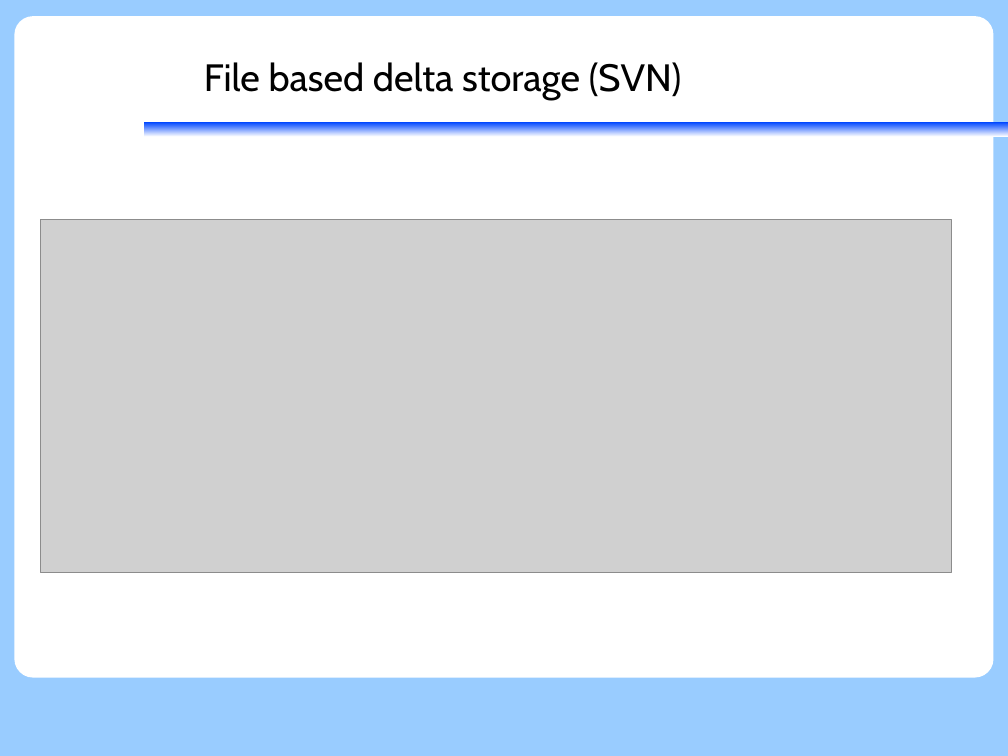
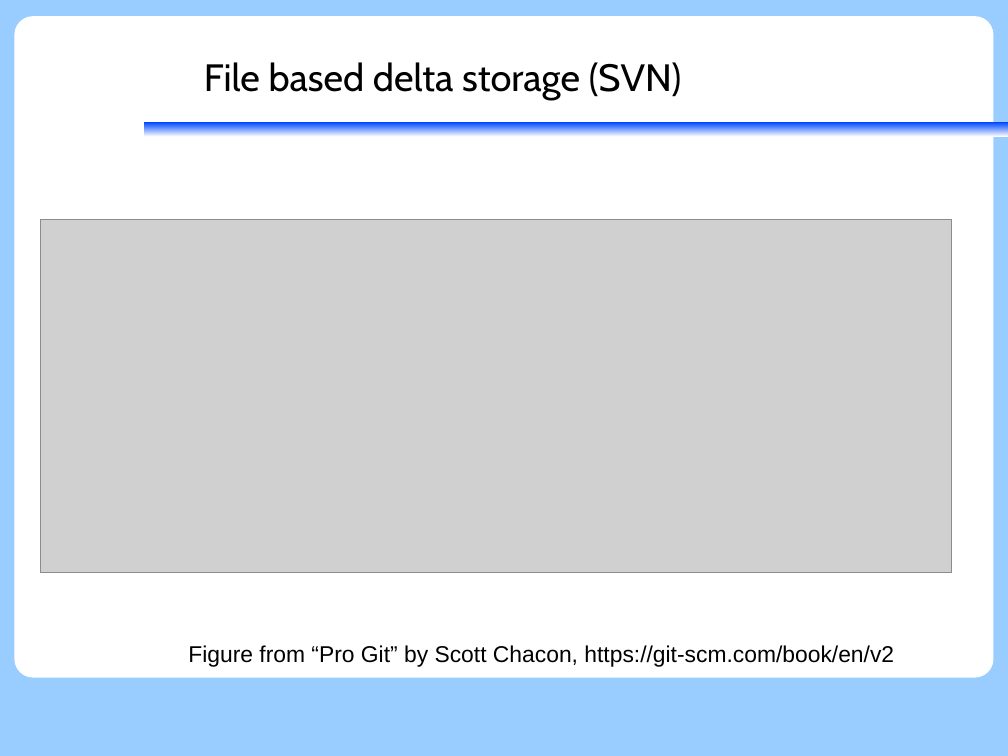
Before and after one commit to KennethNielsen/presentations, a slide deck: slide 12 of git/git.odp (slide 22 before the commit). Drawn at 1008x756 pixels with LibreOffice and Linux fonts; fonts in the diff are those of the drawing; grey boxes stand for pictures; background and template pictures are left out. Boxes give left, top, right and bottom in pixels: in the first picture for what was removed or moved away, otherwise in the second. Text is boxed around its words. In the diff, an @@ line names an element or a change of style, - is before the commit and + after.

```diff
--- a/git/git.odp
+++ b/git/git.odp
@@ text added at (188, 645, 894, 667), 18 pt, text #000000 @@
+Figure from “Pro Git” by Scott Chacon, https://git-scm.com/book/en/v2
```
Also in this commit, not shown: 19 other slides changed, 18 slides added, 7 slides removed.
